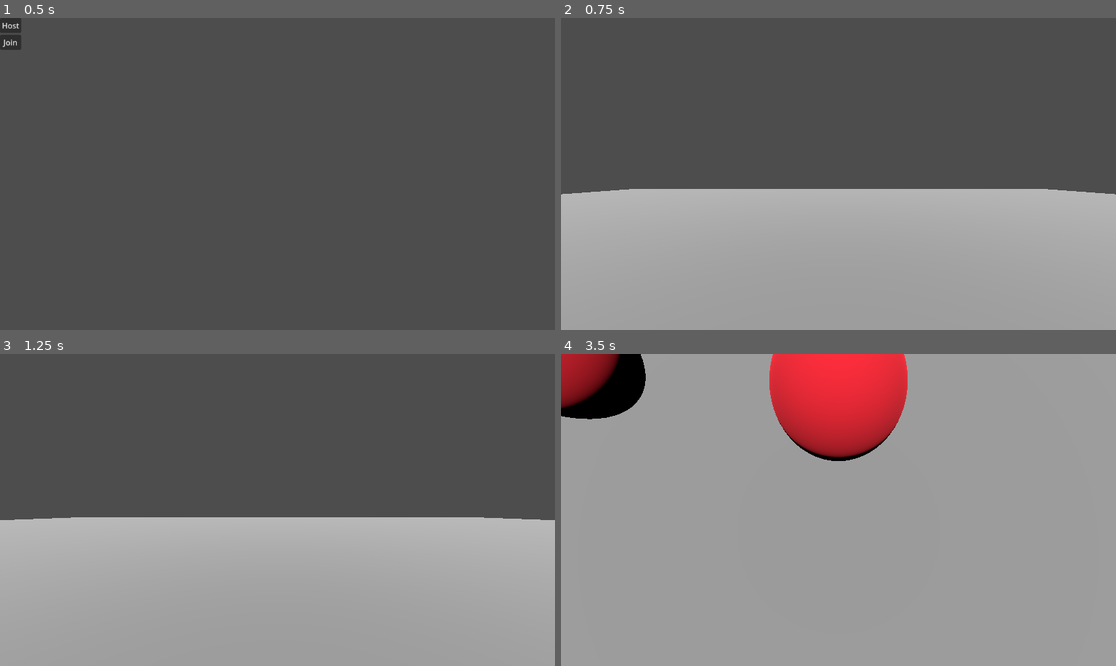
Above: before the commit, frames 1-4 (two rows, left to right).
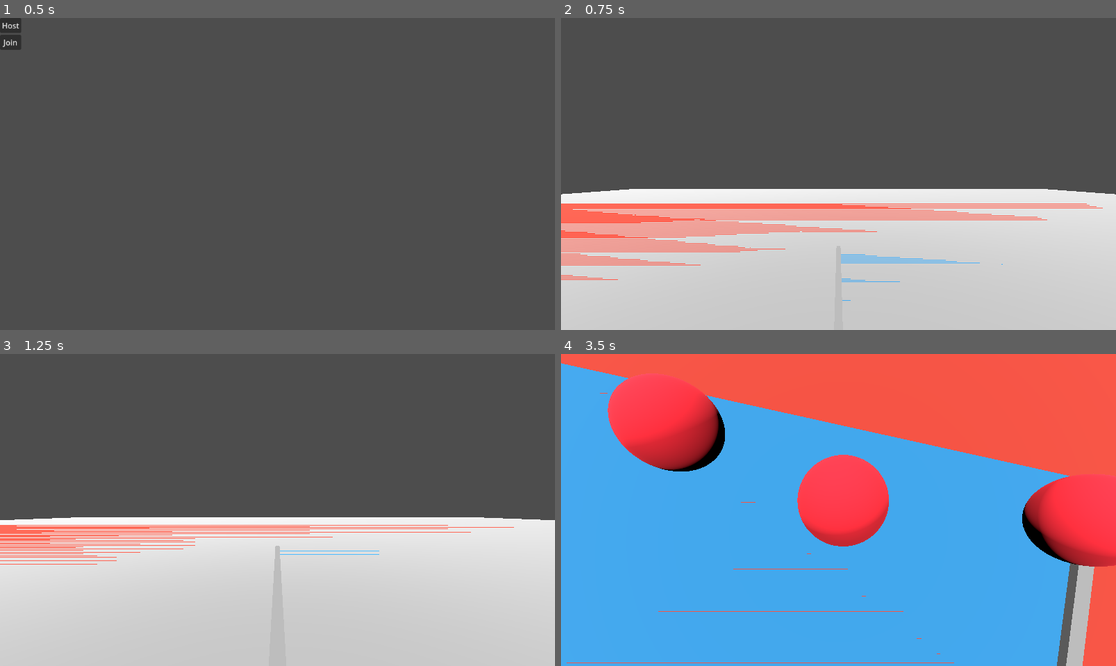
Above: after the commit, the same moments.

Repository: Luca-Umekubo/Product-Design
Game: Godot game, scene res://HomeScreen.tscn
Two runs of this game, one before a commit and one after it. Both use one fixed random seed, a clock stepped at 60 frames per second and the inputs below.
Inputs (mouse positions are in pixels of both pictures, inside the frame that each line leads up to):
- Up to frame 1 (0.5 s): no input
- Up to frame 2 (0.75 s): click "Host" at 0.5 s
- Up to frame 3 (1.25 s): no input
- Up to frame 4 (3.5 s): move the mouse to (866, 510) at 1.27 s; hold W (move_forward) from 1.28 s (still down); click (866, 510) at 1.35 s; move the mouse to (810, 510) at 2.02 s; click (810, 510) at 2.1 s; move the mouse to (849, 503) at 2.77 s; click (849, 503) at 2.85 s

Frame 1 is identical in both runs. In frame 2, 45% of the frame differs, in the area x 0-100%, y 54-100%; in frame 3, 47%; in frame 4, 100%, in the area x 0-100%, y 0-100%.

Commit message:
manually merge court with game

Diff:
--- a/hyperballz/Game.tscn
+++ b/hyperballz/Game.tscn
@@ -11,6 +11,35 @@
 
 [sub_resource type="BoxShape3D" id="BoxShape3D_wbfu4"]
 size = Vector3(100, 0.1, 100)
+
+[sub_resource type="BoxShape3D" id="BoxShape3D_xkndl"]
+size = Vector3(20, 2, 0.5)
+
+[sub_resource type="BoxShape3D" id="BoxShape3D_u44n3"]
+size = Vector3(20, 2, 0.5)
+
+[sub_resource type="BoxShape3D" id="BoxShape3D_sb48q"]
+size = Vector3(0.5, 2, 20)
+
+[sub_resource type="BoxShape3D" id="BoxShape3D_t88pq"]
+size = Vector3(0.5, 2, 20)
+
+[sub_resource type="StandardMaterial3D" id="StandardMaterial3D_83vuo"]
+albedo_color = Color(0.752941, 0.223529, 0.168627, 1)
+
+[sub_resource type="PlaneMesh" id="PlaneMesh_wbfu4"]
+material = SubResource("StandardMaterial3D_83vuo")
+size = Vector2(100, 50)
+
+[sub_resource type="StandardMaterial3D" id="StandardMaterial3D_revce"]
+albedo_color = Color(0.160784, 0.501961, 0.72549, 1)
+
+[sub_resource type="PlaneMesh" id="PlaneMesh_xkndl"]
+material = SubResource("StandardMaterial3D_revce")
+size = Vector2(10, 20)
+
+[sub_resource type="BoxMesh" id="BoxMesh_u44n3"]
+size = Vector3(0.2, 0.1, 20)
 
 [node name="Game" type="Node3D"]
 script = ExtResource("1_wbfu4")
@@ -52,3 +81,39 @@
 [node name="BallSpawner" type="MultiplayerSpawner" parent="Balls"]
 _spawnable_scenes = PackedStringArray("uid://cftgq7vqla7b0")
 spawn_path = NodePath("..")
+
+[node name="BorderWalls" type="StaticBody3D" parent="."]
+
+[node name="North" type="CollisionShape3D" parent="BorderWalls"]
+transform = Transform3D(1, 0, 0, 0, 1, 0, 0, 0, 1, 0, 0, 10)
+shape = SubResource("BoxShape3D_xkndl")
+
+[node name="South" type="CollisionShape3D" parent="BorderWalls"]
+transform = Transform3D(1, 0, 0, 0, 1, 0, 0, 0, 1, 0, 0, -10)
+shape = SubResource("BoxShape3D_u44n3")
+
+[node name="East" type="CollisionShape3D" parent="BorderWalls"]
+transform = Transform3D(1, 0, 0, 0, 1, 0, 0, 0, 1, 10, 0, 0)
+shape = SubResource("BoxShape3D_sb48q")
+
+[node name="West" type="CollisionShape3D" parent="BorderWalls"]
+transform = Transform3D(1, 0, 0, 0, 1, 0, 0, 0, 1, -10, 0, 0)
+shape = SubResource("BoxShape3D_t88pq")
+
+[node name="FloorLeft" type="MeshInstance3D" parent="."]
+transform = Transform3D(1, 0, 0, 0, 1, 0, 0, 0, 1, -5, 0, 0)
+mesh = SubResource("PlaneMesh_wbfu4")
+
+[node name="FloorRight" type="MeshInstance3D" parent="."]
+transform = Transform3D(1, 0, 0, 0, 1, 0, 0, 0, 1, 5, 0, 0)
+mesh = SubResource("PlaneMesh_xkndl")
+
+[node name="Border" type="MeshInstance3D" parent="."]
+transform = Transform3D(1, 0, 0, 0, 1, 0, 0, 0, 1, 0, 0.05, 0)
+mesh = SubResource("BoxMesh_u44n3")
+
+[node name="DirectionalLight3D" type="DirectionalLight3D" parent="."]
+transform = Transform3D(0.866025, -0.353553, 0.353553, 0, 0.707107, 0.707107, -0.5, -0.612372, 0.612372, 0, 0, 0)
+
+[node name="Camera3D" type="Camera3D" parent="."]
+transform = Transform3D(1, 0, 0, 0, 0.866025, 0.5, 0, -0.5, 0.866025, 0, 15, 20)
--- /dev/null
+++ b/hyperballz/court_3d.tscn
@@ -0,0 +1,70 @@
+[gd_scene load_steps=10 format=3 uid="uid://q8lqy6o47g3d"]
+
+[sub_resource type="StandardMaterial3D" id="StandardMaterial3D_83vuo"]
+albedo_color = Color(0.752941, 0.223529, 0.168627, 1)
+
+[sub_resource type="PlaneMesh" id="PlaneMesh_14njy"]
+material = SubResource("StandardMaterial3D_83vuo")
+size = Vector2(10, 20)
+
+[sub_resource type="StandardMaterial3D" id="StandardMaterial3D_14njy"]
+albedo_color = Color(0.160784, 0.501961, 0.72549, 1)
+
+[sub_resource type="PlaneMesh" id="PlaneMesh_mbpwk"]
+material = SubResource("StandardMaterial3D_14njy")
+size = Vector2(10, 20)
+
+[sub_resource type="BoxMesh" id="BoxMesh_vxv5f"]
+size = Vector3(0.2, 0.1, 20)
+
+[sub_resource type="BoxShape3D" id="BoxShape3D_83vuo"]
+size = Vector3(20, 2, 0.5)
+
+[sub_resource type="BoxShape3D" id="BoxShape3D_14njy"]
+size = Vector3(20, 2, 0.5)
+
+[sub_resource type="BoxShape3D" id="BoxShape3D_revce"]
+size = Vector3(0.5, 2, 20)
+
+[sub_resource type="BoxShape3D" id="BoxShape3D_mbpwk"]
+size = Vector3(0.5, 2, 20)
+
+[node name="Court3D" type="Node3D"]
+
+[node name="FloorLeft" type="MeshInstance3D" parent="."]
+transform = Transform3D(1, 0, 0, 0, 1, 0, 0, 0, 1, -5, 0, 0)
+mesh = SubResource("PlaneMesh_14njy")
+
+[node name="FloorRight" type="MeshInstance3D" parent="."]
+transform = Transform3D(1, 0, 0, 0, 1, 0, 0, 0, 1, 5, 0, 0)
+mesh = SubResource("PlaneMesh_mbpwk")
+
+[node name="Border" type="MeshInstance3D" parent="."]
+transform = Transform3D(1, 0, 0, 0, 1, 0, 0, 0, 1, 0, 0.05, 0)
+mesh = SubResource("BoxMesh_vxv5f")
+
+[node name="DirectionalLight3D" type="DirectionalLight3D" parent="."]
+transform = Transform3D(0.866025, -0.353553, 0.353553, 0, 0.707107, 0.707107, -0.5, -0.612372, 0.612372, 0, 0, 0)
+
+[node name="Camera3D" type="Camera3D" parent="."]
+transform = Transform3D(1, 0, 0, 0, 0.866025, 0.5, 0, -0.5, 0.866025, 0, 15, 20)
+
+[node name="BorderWalls" type="StaticBody3D" parent="."]
+
+[node name="North" type="CollisionShape3D" parent="BorderWalls"]
+transform = Transform3D(1, 0, 0, 0, 1, 0, 0, 0, 1, 0, 0, 10)
+shape = SubResource("BoxShape3D_83vuo")
+
+[node name="South" type="CollisionShape3D" parent="BorderWalls"]
+transform = Transform3D(1, 0, 0, 0, 1, 0, 0, 0, 1, 0, 0, -10)
+shape = SubResource("BoxShape3D_14njy")
+
+[node name="East" type="CollisionShape3D" parent="BorderWalls"]
+transform = Transform3D(1, 0, 0, 0, 1, 0, 0, 0, 1, 10, 0, 0)
+shape = SubResource("BoxShape3D_revce")
+
+[node name="West" type="CollisionShape3D" parent="BorderWalls"]
+transform = Transform3D(1, 0, 0, 0, 1, 0, 0, 0, 1, -10, 0, 0)
+shape = SubResource("BoxShape3D_mbpwk")
+
+[node name="DirectionalLight3D2" type="DirectionalLight3D" parent="."]
Not shown: 1 places in hyperballz/Game.tscn that only renumber resources
Not shown, changed: .DS_Store
